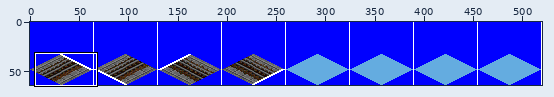
Two versions of one pixel-art file, aseprite/template.aseprite. Above: a wide view before the commit, with the close-up outlined.
Close-up. First the earlier version:
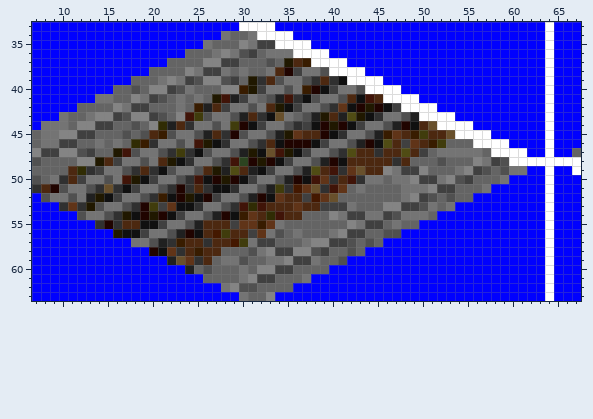
520x64 pixels, 1 frame. Colours within 5 levels of each other are drawn and written as one. Shown: x 7..67, y 33..63.
New version:
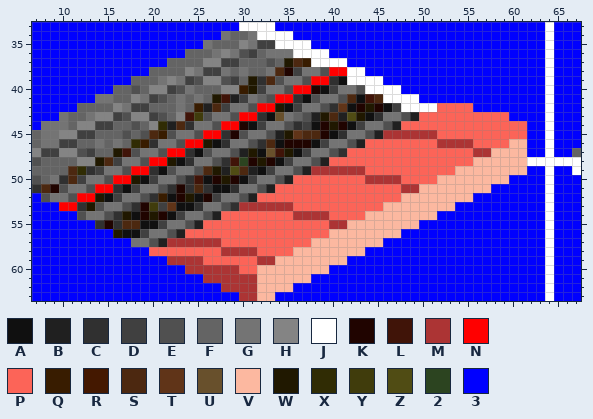
Palette (. is transparent): A #101010  B #202020  C #303030  D #404040  E #505050  F #646464  G #747474  H #848484  J #ffffff  K #200400  L #401408  M #ac3434  N #ff0000  P #fc6458  Q #381c00  R #441800  S #4c2810  T #603418  U #68502c  V #fcb8a0  W #201800  X #302c04  Y #403c0c  Z #504c14  2 #2c4420  3 #0000ff
From old to new:
Layer "图层 1":
y 38: x 40..41 JJ -> NN
y 39: x 38..39 CS -> NN
y 40: x 36..37 GQ -> NN
y 41: x 34..35 BL -> NN
y 42: x 32..33 GS -> NN; x 52..55 3333 -> PPPP
y 43: x 30..31 BS -> NN; x 50..59 JJJJ333333 -> PPPPPPPPPP
y 44: x 28..29 GY -> NN; x 48..61 KASUJJJJ333333 -> PPPPPPPPPPPPPP
y 45: x 26..27 BS -> NN; x 46..61 QTSQYSSUJJJJ3333 -> MMMMMMPPPPPPPPPP
y 46: x 24..25 GL -> NN; x 44..61 KAZSDTSQYFFFJJJJ33 -> PPPPPPPPMMMMPPPPVV
y 47: x 22..23 CY -> NN; x 42..61 ZSSCSSZSDFGGGGGFJJJJ -> PPPPPPPPPPPPPPMMVVVV
y 48: x 20..21 GS -> NN; x 40..61 KASSSSSCSFFFEFFFHGDEJJ -> PPPPPPPPPPPPPPPPVVVVVV
y 49: x 18..19 CS -> NN; x 38..61 ZSLCTUSSHGDDHFFFGHDEFEGG -> MMMMMMPPPPPPPPPPVVVVVVVV
y 50: x 16..17 GL -> NN; x 36..59 KALTCSLCGGFGGHDDGHEDFFFG -> PPPPPPPPMMMMPPPPVVVVVVVV
y 51: x 14..15 CU -> NN; x 34..57 YCRTUCLTFGFFFFGGGHDDFFFG -> PPPPPPPPPPPPPPMMVVVVVVVV
y 52: x 12..13 GB -> NN; x 32..55 KATSSDRTUFFFFFFFGHDEFEFF -> PPPPPPPPPPPPPPPPVVVVVVVV
y 53: x 10..11 CT -> NN; x 30..53 LXLSSSTSSDDDGFFFHHDDEGFG -> MMMMMMPPPPPPPPPPVVVVVVVV
y 54: x 28..51 KAQTSXLSSFFFHGDDGGDEGGGF -> PPPPPPPPMMMMPPPPVVVVVVVV
y 55: x 26..49 SSSDTTQTGFFFFFFFHGDDFGFF -> PPPPPPPPPPPPPPMMVVVVVVVV
y 56: x 24..47 KASRYSSDTGEFGFFFGHDDFFEE -> PPPPPPPPPPPPPPPPVVVVVVVV
y 57: x 22..45 CQSSCSSRYGDDFFFGHHDDEFEF -> MMMMMMPPPPPPPPPPVVVVVVVV
y 58: x 20..43 KATCSQSSFFFEGHDDHHEDFFEF -> PPPPPPPPMMMMPPPPVVVVVVVV
y 59: x 22..41 BUTCSFGGEFFGGHDDGFFE -> MMMMPPPPPPMMVVVVVVVV
y 60: x 24..39 BFEFFFGFHHDDFFFF -> MMMMMMPPVVVVVVVV
y 61: x 26..37 FFFFGHDDFFFG -> MMMMMMVVVVVV
y 62: x 28..35 GHEEFFFF -> MMMMVVVV
y 63: x 30..33 GFFH -> MMVV
Boxes around the changes in both close-ups, in picture pixels (x1, y1, x2, y2):
changed: (59, 67, 527, 301)
